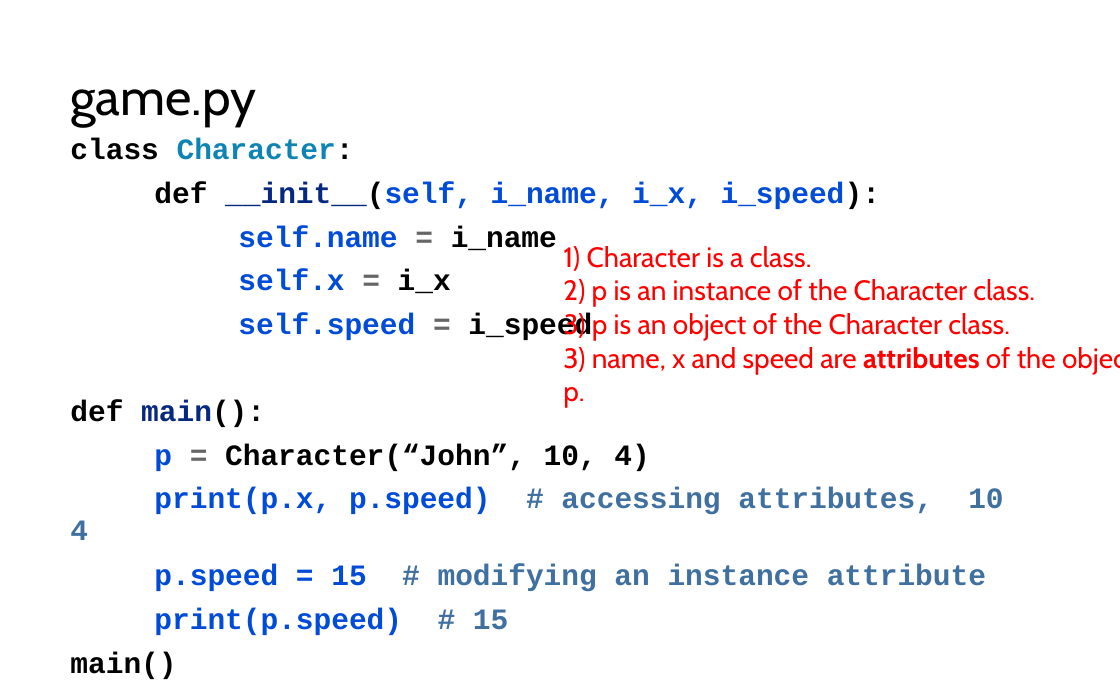
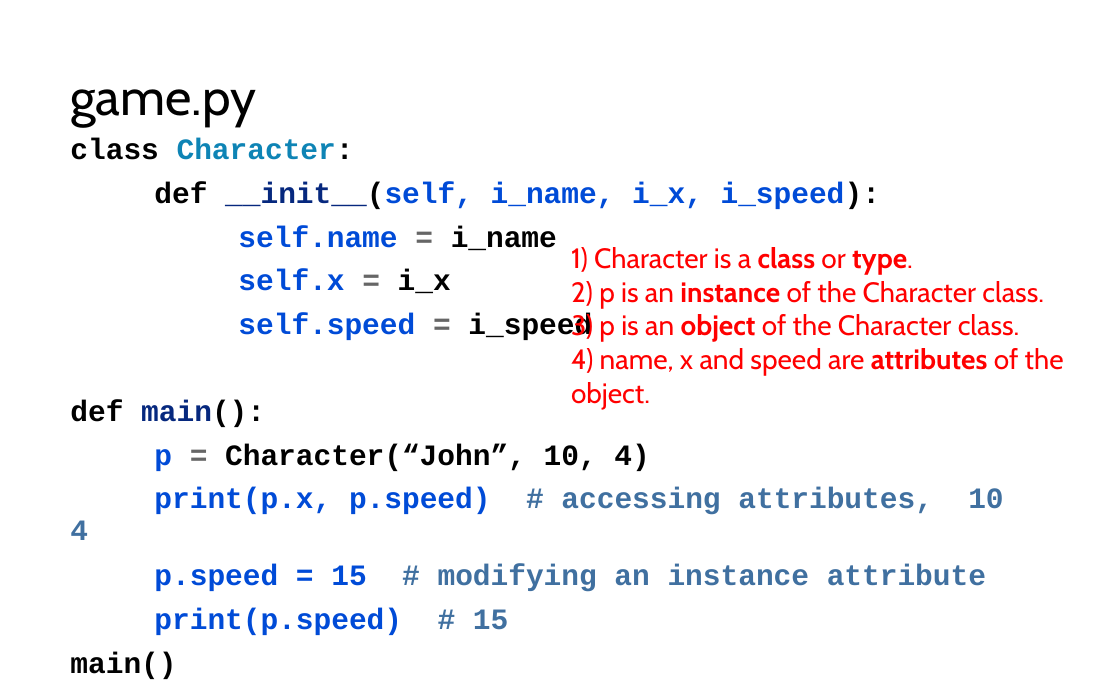
Before and after one commit to LongBaoNguyen/longbaonguyen.github.io, a slide deck: slide 13 of courses/apcsp/lect9.pptx. Drawn at 1120x700 pixels with LibreOffice and Linux fonts; fonts in the diff are those of the drawing. Boxes give left, top, right and bottom in pixels: in the first picture for what was removed or moved away, otherwise in the second. Text is boxed around its words. In the diff, an @@ line names an element or a change of style, - is before the commit and + after.

```diff
--- a/courses/apcsp/lect9.pptx
+++ b/courses/apcsp/lect9.pptx
@@ text "1) Character is a class ...": place and size @@
-text "1) Character is a class ..." at (563, 246, 1056, 408)
+text "1) Character is a class ..." at (571, 247, 1064, 409)
@@ text at (571, 247, 913, 275): text changed @@
-1) Character is a class.
+1) Character is a class or type.
@@ text at (571, 281, 1044, 342): bold on in "instance", "object" @@
@@ text at (571, 348, 1064, 409): text changed @@
-3) name, x and speed are attributes of the object
-p.
+4) name, x and speed are attributes of the object.
```
Also in this commit, not shown: 3 other slides changed, 1 other file.
